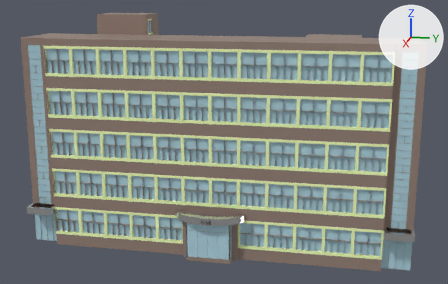
What one commit did to the Blender file building/blend/5building.blend.
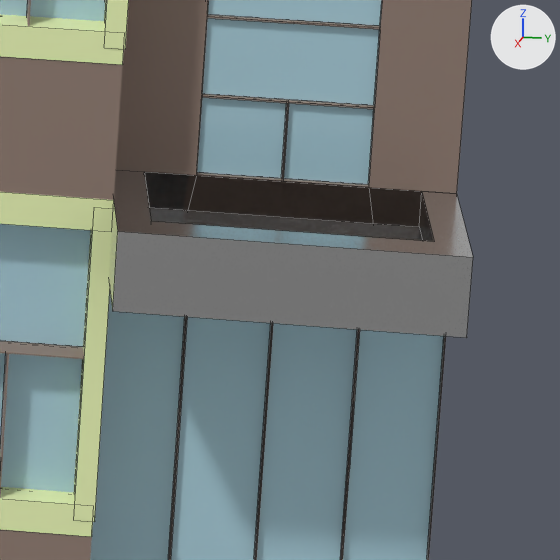
The first picture shows the older version from a 50 mm camera at (434.0, 92.0, 188.0) aimed at (-7.0, 3.0, 78.0). The close-ups show both versions on the part from 83% to 94% of the width and 75% to 92% of the height of that picture; other places that the commit changed are outside them. The lights are fixed; the arrows at upper right show +X, +Y and +Z. The close-ups show mesh edges as thin lines.

Objects in the first close-up: 'Cube.011', 'Cube.066', 'Cube.068', 'main', 'rightside-in-right', 'sidebar-2', '전면창문'.
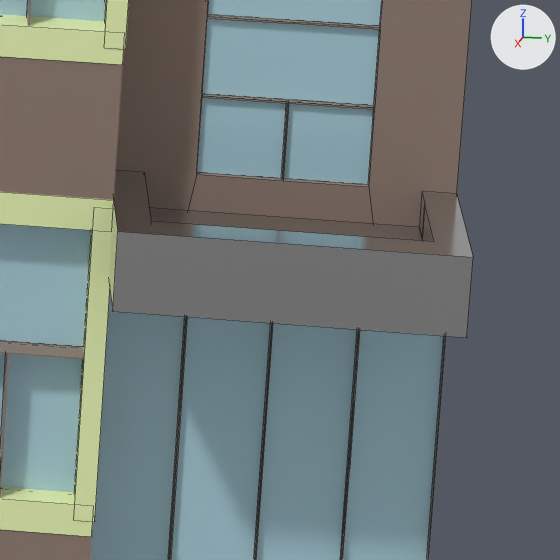
The change in detail:
me_cube_006 has 16 vertices, 12 faces and spans x -1.0..1.0, y -1.0..1.0, z -1.0..1.0.
me_cube_006 is used by ob_rightside_in_right; location (25.0, 130.0, 27.5); scale (5.0, 10.0, 2.5).
Verts and faces of me_cube_006; kept vertices keep their numbers, new ones are numbered from 16.
Before the commit, vertices of me_cube_006: 0 (-1.0, -1.0, -1.0), 1 (-1.0, -0.8, 0.1), 2 (-1.0, -1.0, 1.0), 3 (-1.0, 1.0, -1.0), 4 (-1.0, 0.8, 0.1) at pixel (419, 226).
Before the commit, vertices of me_cube_006: 5 (-1.0, 1.0, 1.0) at pixel (456, 193), 8 (1.0, -1.0, 1.0) at pixel (117, 231), 10 (0.6, 0.8, 0.1), 11 (1.0, 1.0, 1.0) at pixel (473, 257), 12 (-1.0, -0.8, 1.0) at pixel (144, 171).
Before the commit, vertices of me_cube_006: 13 (-1.0, 0.8, 1.0) at pixel (421, 191), 14 (0.6, 0.8, 1.0) at pixel (434, 241), 15 (0.6, -0.8, 1.0) at pixel (151, 221).
Part 1, on me_cube_006:
Faces deleted: (0, 2, 5, 3), (2, 12, 13, 5), (2, 8, 11, 5, 13, 14, 15, 12), (1, 4, 13, 12), (4, 10, 14, 13).
New vertices 16, 17, 18 stand at vertices 4, 12, 13, in that order, plus (0.0, 0.0, 0.0).
New vertex 19 is at (-0.6, 0.8, 0.1), pixel (422, 239).
New vertex 20 is at (-1.0, -0.8, 0.1).
New vertex 21 is at (-0.6, 0.8, 0.1), pixel (422, 239).
New vertices 22, 23, 24 stand at vertices 19, 20, 21, in that order, plus (0.0, 0.0, 0.9).
New vertex 25 is at (-1.0, 0.8, 0.1), pixel (419, 226).
New vertex 26 is at (-1.0, -0.8, 0.1).
New faces: (0, 2, 23, 20, 25, 13, 5, 3), (2, 12, 17, 23), (5, 13, 18), (2, 8, 11, 5, 18, 22, 24, 14, 15, 12), (1, 4, 16, 26, 17, 12), (4, 10, 14, 24, 21, 16).
New faces: (13, 25, 19, 22, 18), (19, 21, 24, 22), (17, 26, 20, 23), (16, 21, 19, 25, 20, 26).

Where the change shows, as pixel boxes (x1, y1, x2, y2) in the close-ups (560 x 560 px):
part 1 of me_cube_006, built on
    both: (114, 170, 473, 257)
